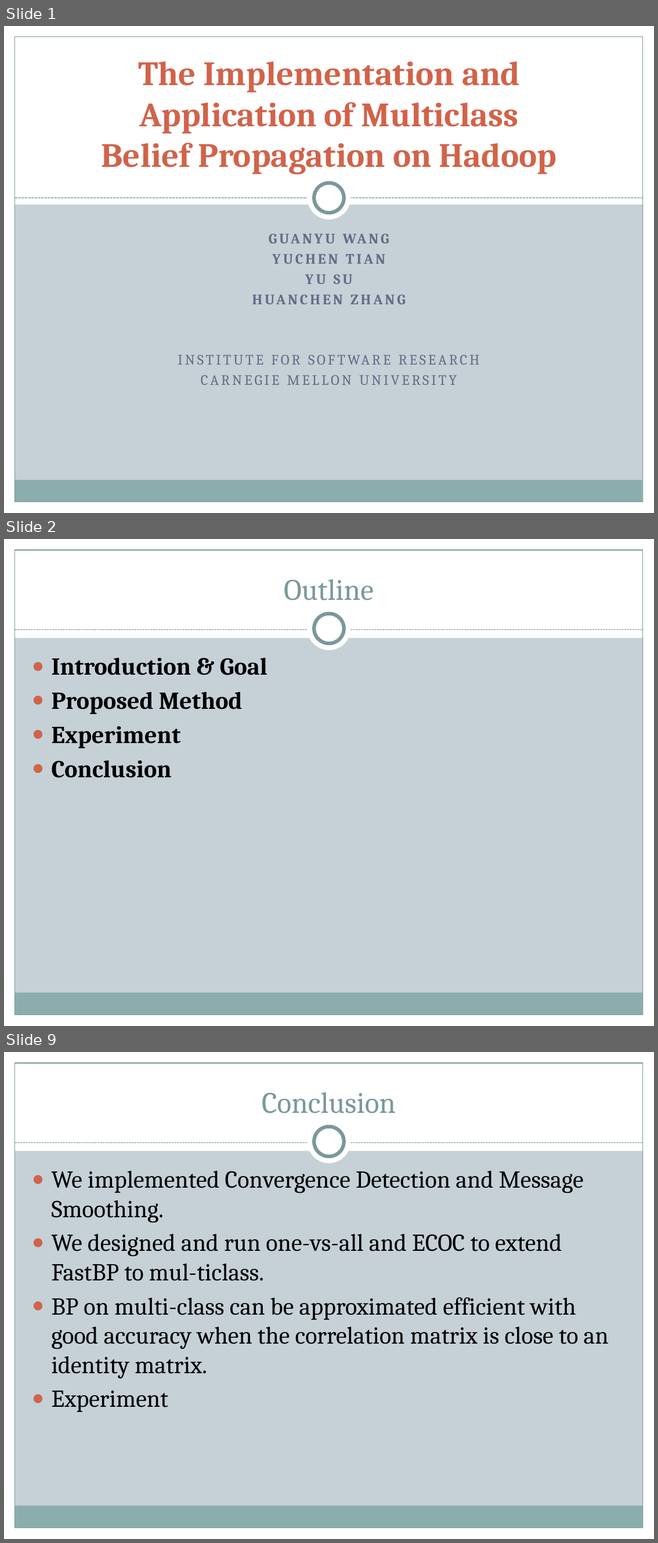
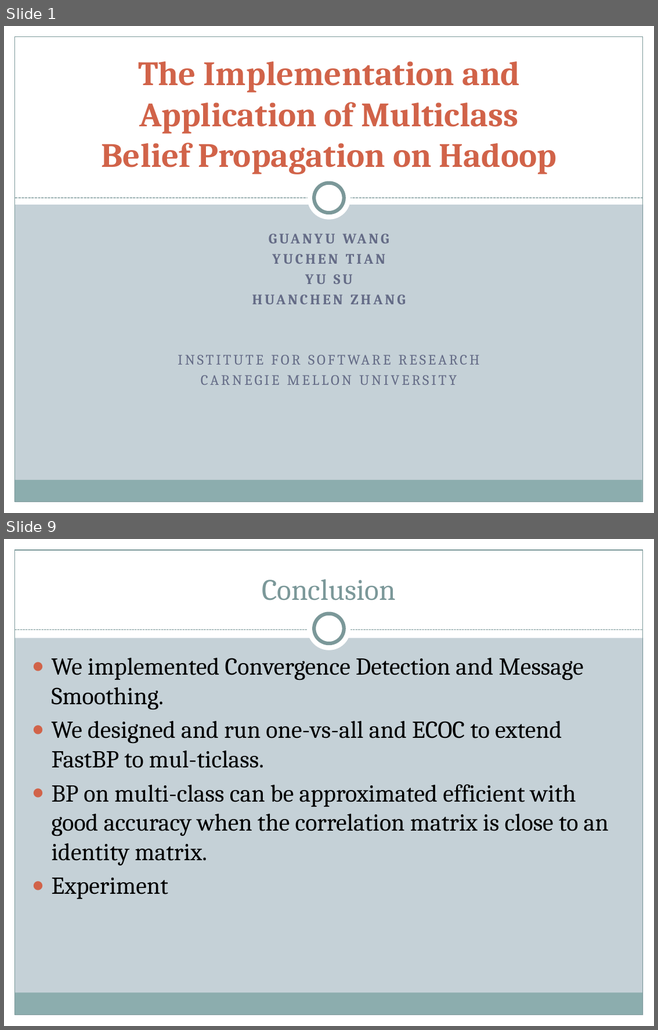
Before and after one commit to lazyplus/826Code, a slide deck: DOC/The Implementation and Application of Multiclass belief propagation on hadoop.pptx. Shown one above the other, each under a label of ours: slides 1, 2 and 9 before the commit, slides 1 and 9 after it; the slides between them are not shown. The pictures are 658x1543 and 658x1030 pixels, drawn with LibreOffice and Linux fonts; fonts in the diff are those of the drawing. Boxes give left, top, right and bottom in pixels: in the first picture for what was removed or moved away, otherwise in the second. Text is boxed around its words. In the diff, an @@ line names an element or a change of style, - is before the commit and + after.

```diff
--- a/DOC/The Implementation and Application of Multiclass belief propagation on hadoop.pptx
+++ b/DOC/The Implementation and Application of Multiclass belief propagation on hadoop.pptx
@@ slide 2 removed at [4, 539, 654, 1026], background #C5D1D7; not listed: 9 template elements that a slide beside it also shows @@
@@ title removed at [284, 579, 373, 600] @@
-Outline
@@ text removed at [52, 657, 267, 778] @@
-● Introduction & Goal
-● Proposed Method
-● Experiment
-● Conclusion
```
Also in this commit, not shown: 5 slides changed, 2 slides added, 1 other slide removed, 3 other files.
